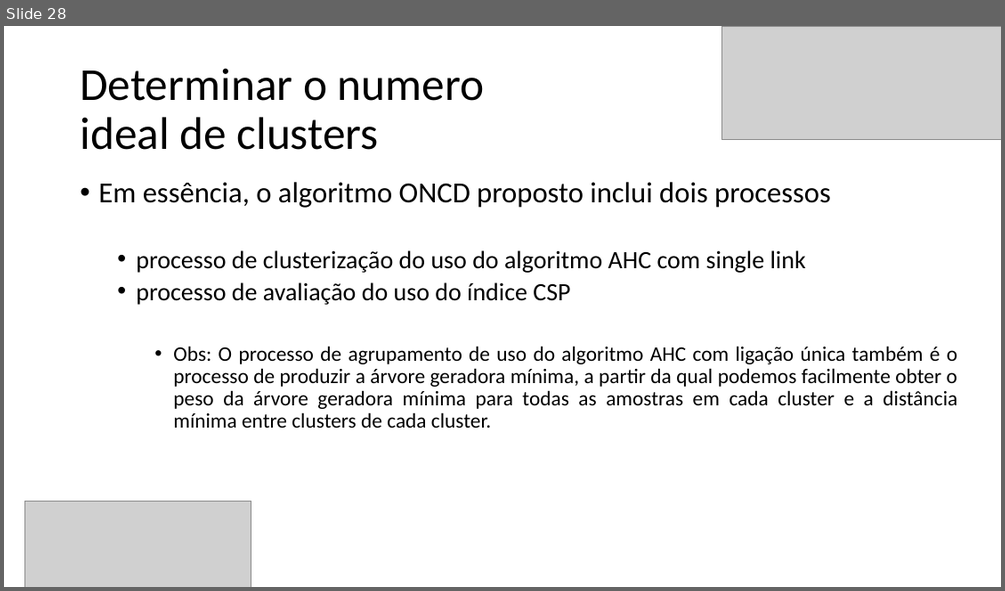
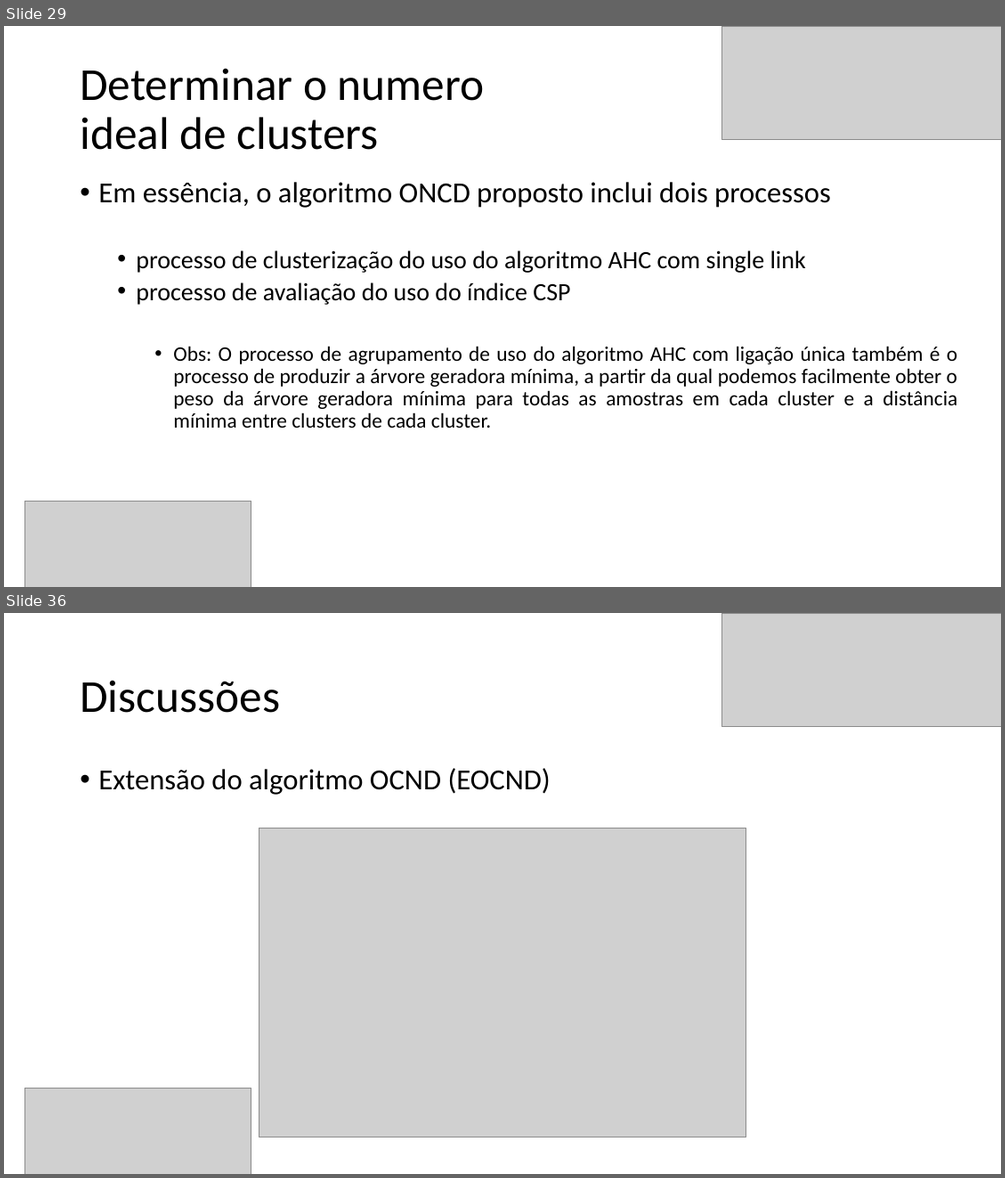
Before and after one commit to Marcio-Salmazo/PRT_Agrupamento, a slide deck: Seminario/optimal clusters - SLIDES.pptx. Shown one above the other, each under a label of ours: slide 28 before the commit, slides 29 and 36 after it; the slides between them are not shown. The pictures are 1005x591 and 1005x1178 pixels, drawn with LibreOffice and Linux fonts; fonts in the diff are those of the drawing; grey boxes stand for pictures. Boxes give left, top, right and bottom in pixels: in the first picture for what was removed or moved away, otherwise in the second. Text is boxed around its words. In the diff, an @@ line names an element or a change of style, - is before the commit and + after.

```diff
--- a/Seminario/optimal clusters - SLIDES.pptx
+++ b/Seminario/optimal clusters - SLIDES.pptx
@@ slide 36 added at (x1=4, y1=613, x2=1001, y2=1174), background #FFFFFF @@
@@ picture added at (x1=722, y1=613, x2=1001, y2=727) @@
@@ title added at (x1=80, y1=680, x2=280, y2=713), 44 pt, text #000000 @@
+Discussões
@@ text added at (x1=98, y1=768, x2=550, y2=795), 28 pt, text #000000 @@
+• Extensão do algoritmo OCND (EOCND)
@@ picture added at (x1=259, y1=827, x2=745, y2=1137) @@
@@ picture added at (x1=25, y1=1088, x2=251, y2=1174) @@
@@ what was slide 28 is now slide 29 @@
```
Also in this commit, not shown: 1 slide changed, 8 other slides added, 1 slide removed.
